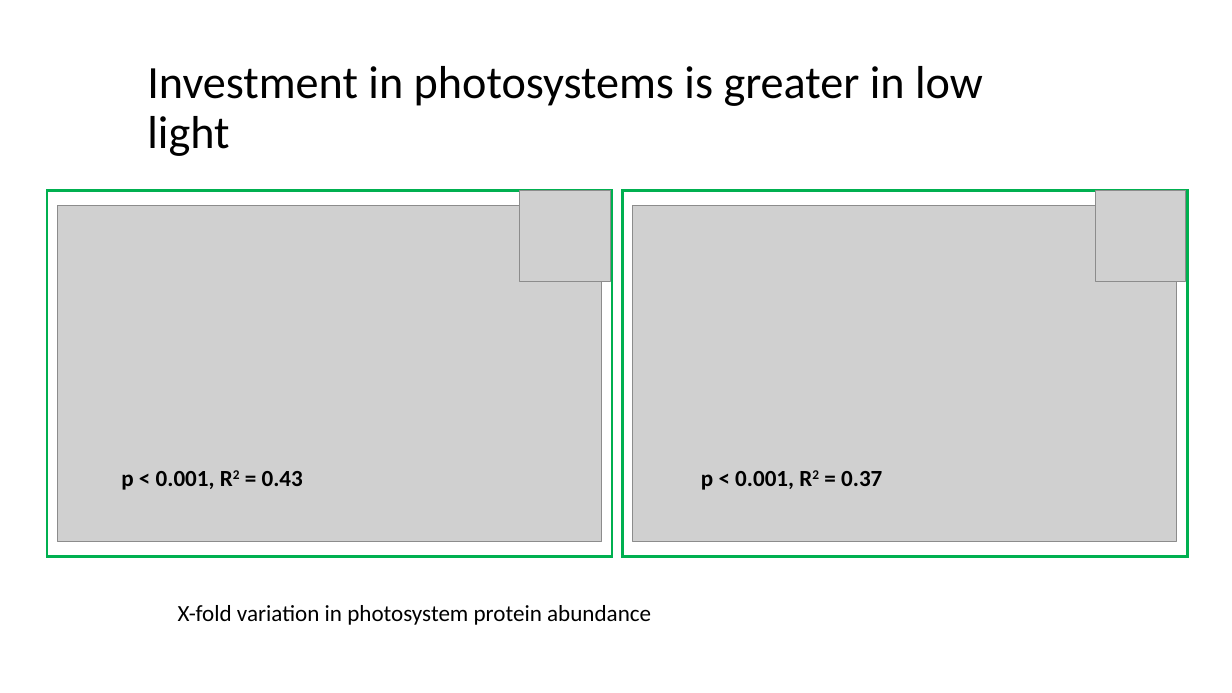
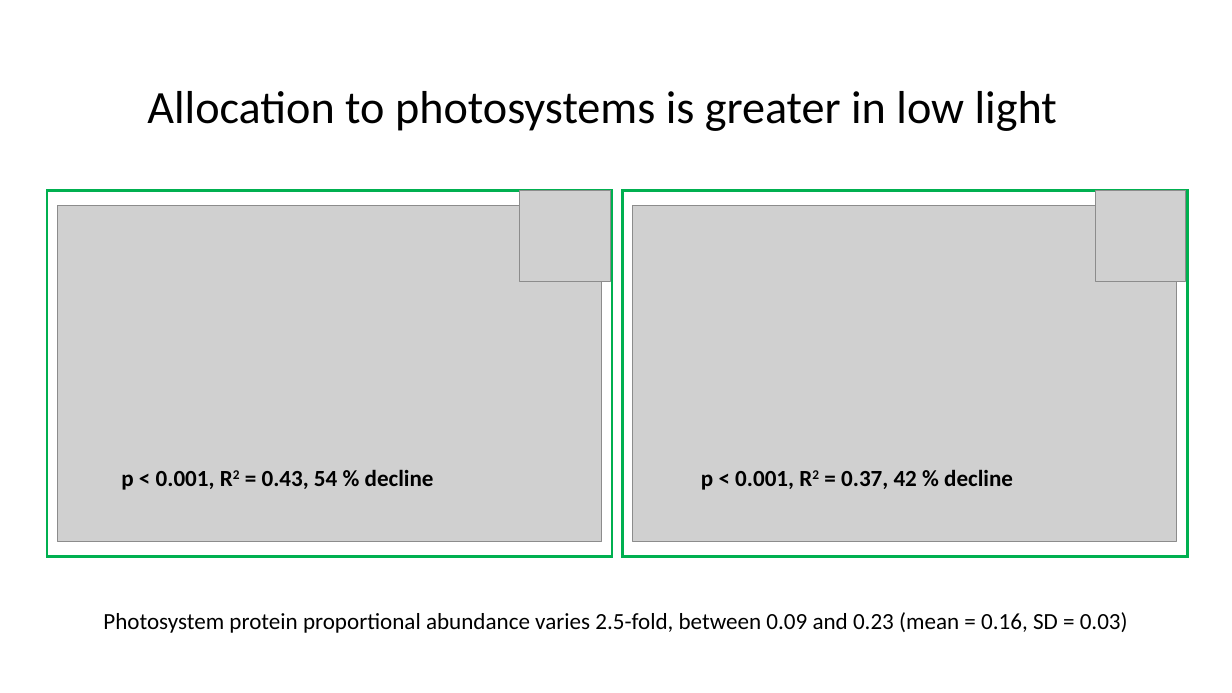
Before and after one commit to jamesrlawson/leaf_proteomics, a slide deck: slide 8 of docs/talks/ANU talk/ANU talk results.pptx. Drawn at 1232x693 pixels with LibreOffice and Linux fonts; fonts in the diff are those of the drawing; grey boxes stand for pictures. Boxes give left, top, right and bottom in pixels: in the first picture for what was removed or moved away, otherwise in the second. Text is boxed around its words. In the diff, an @@ line names an element or a change of style, - is before the commit and + after.

```diff
--- a/docs/talks/ANU talk/ANU talk results.pptx
+++ b/docs/talks/ANU talk/ANU talk results.pptx
@@ text at <box>147,91,1057,131</box>: text changed @@
-Investment in photosystems is greater in low light
+Allocation to photosystems is greater in low light
@@ text at <box>121,469,434,490</box>: text changed @@
-p < 0.001, R2 = 0.43
+p < 0.001, R2 = 0.43, 54 % decline
@@ text at <box>701,469,1013,490</box>: text changed @@
-p < 0.001, R2 = 0.37
+p < 0.001, R2 = 0.37, 42 % decline
@@ text added at <box>103,612,1128,633</box>, 18 pt, text #000000 @@
+Photosystem protein proportional abundance varies 2.5-fold, between 0.09 and 0.23 (mean = 0.16, SD = 0.03)
@@ text removed at <box>178,605,651,625</box> @@
-X-fold variation in photosystem protein abundance
```
Also in this commit, not shown: 7 other slides changed, 3 slides added, 3 slides removed, 9 other files.
